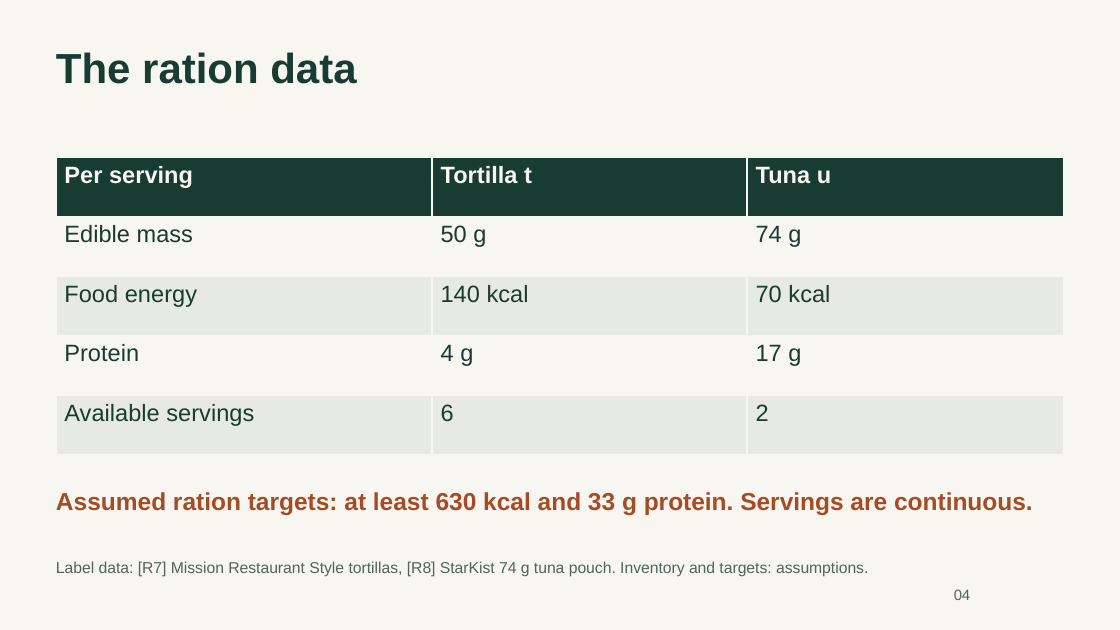
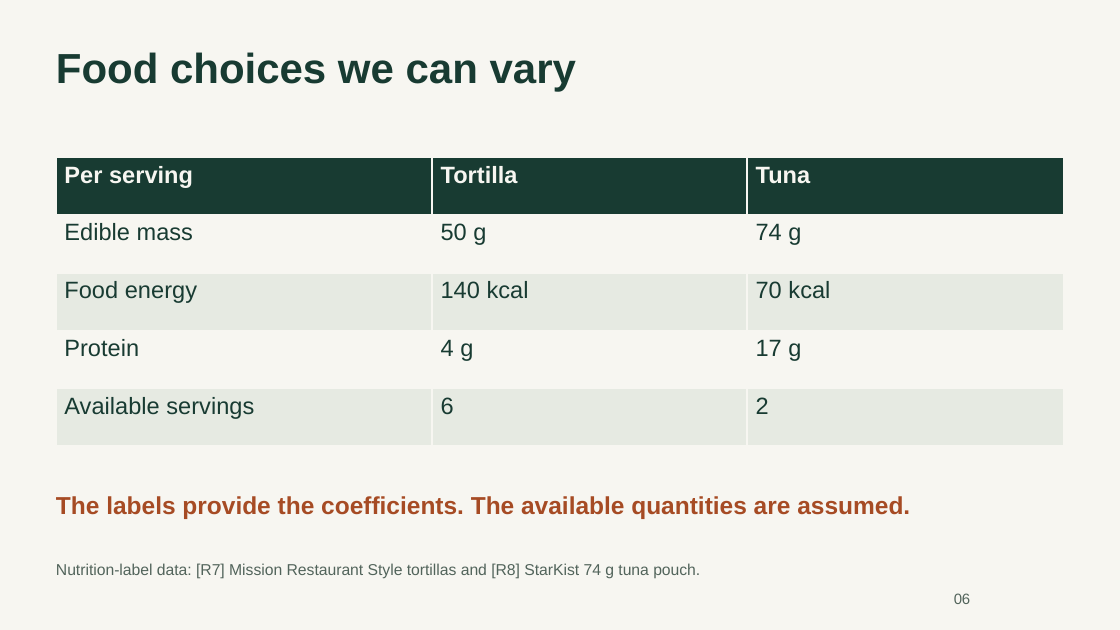
Before and after one commit to mavroul1s/TrailBalance, a slide deck: slide 6 of presentations/milestone-01/TrailBalance-Milestone-01.pptx (slide 4 before the commit). Drawn at 1120x630 pixels with LibreOffice and Linux fonts; fonts in the diff are those of the drawing. Boxes give left, top, right and bottom in pixels: in the first picture for what was removed or moved away, otherwise in the second. Text is boxed around its words. In the diff, an @@ line names an element or a change of style, - is before the commit and + after.

```diff
--- a/presentations/milestone-01/TrailBalance-Milestone-01.pptx
+++ b/presentations/milestone-01/TrailBalance-Milestone-01.pptx
@@ text at (x1=56, y1=52, x2=576, y2=92): text changed @@
-The ration data
+Food choices we can vary
@@ table at (x1=56, y1=158, x2=1065, y2=447) @@
-row 1, column 2: Tortilla t
+row 1, column 2: Tortilla
-row 1, column 3: Tuna u
+row 1, column 3: Tuna
@@ text removed at (x1=56, y1=492, x2=1033, y2=515) @@
-Assumed ration targets: at least 630 kcal and 33 g protein. Servings are continuous.
@@ text added at (x1=56, y1=496, x2=910, y2=519), 21 pt, text #A64B24, bold @@
+The labels provide the coefficients. The available quantities are assumed.
@@ text at (x1=56, y1=563, x2=700, y2=579): text changed @@
-Label data: [R7] Mission Restaurant Style tortillas, [R8] StarKist 74 g tuna pouch. Inventory and targets: assumptions.
+Nutrition-label data: [R7] Mission Restaurant Style tortillas and [R8] StarKist 74 g tuna pouch.
@@ text removed at (x1=954, y1=589, x2=971, y2=600) @@
-04
@@ text added at (x1=954, y1=593, x2=971, y2=604), 12.8 pt, text #52645B @@
+06
```
Also in this commit, not shown: 9 other slides changed, 10 slides added, 8 slides removed, 8 other files.
